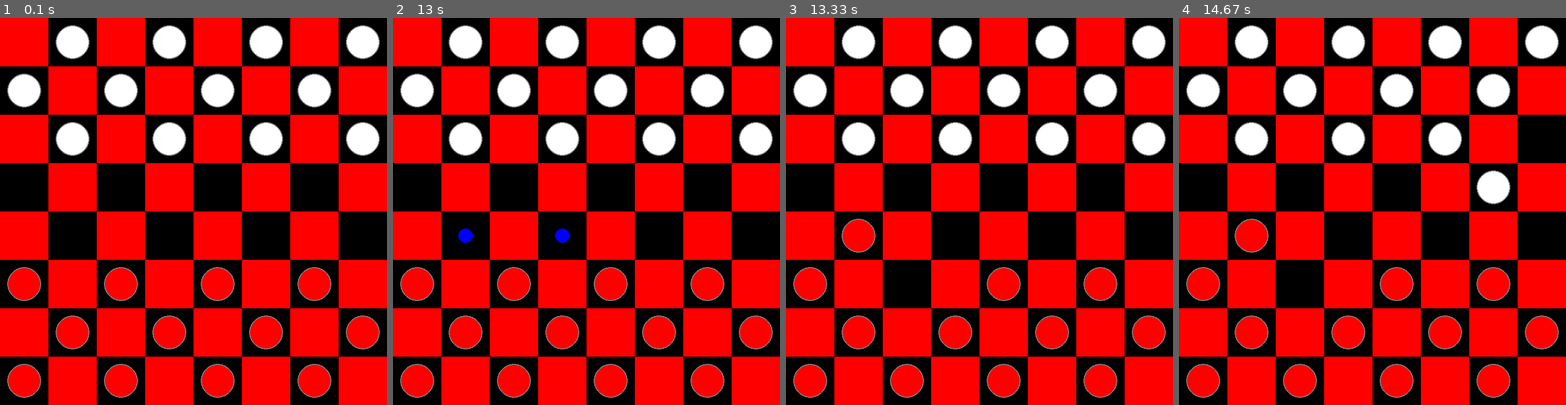
Above: before the commit, frames 1-4 (left to right).
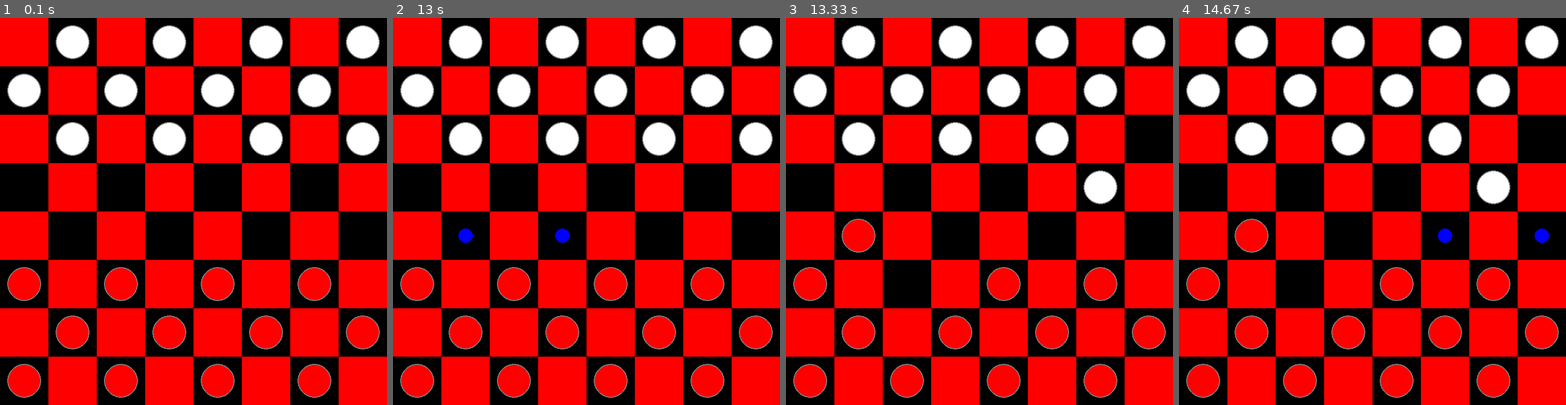
Above: after the commit, the same moments.

Repository: AmirmasoudCS/Pygame-Course
Game: pygame game, started from project_05/main.py
Same seed, same stepped clock (60 frames per second), same inputs: the game is played once before the commit and once after it.
Inputs (mouse positions are in pixels of both pictures, inside the frame that each line leads up to):
- Up to frame 1 (0.1 s): no input
- Up to frame 2 (13 s): click (516, 265) at 0.38 s; click (482, 319) at 1.88 s; click (729, 265) at 3.28 s; click (652, 339) at 4.52 s; move the mouse to (698, 300) at 5.3 s; click (698, 300) at 5.35 s; move the mouse to (617, 277) at 5.63 s; click (617, 277) at 5.68 s; click (439, 358) at 6.85 s; move the mouse to (706, 281) at 7.97 s; click (706, 281) at 8.02 s; click (501, 273) at 12.82 s
- Up to frame 3 (13.33 s): click (871, 219) at 13.15 s
- Up to frame 4 (14.67 s): click (1469, 273) at 14.38 s

Frames 1-2 are identical in both runs. In frame 3, 1.2% of the frame differs, in the area x 76-99%, y 26-49%; in frame 4, 0.2%.

Commit message:
Updating the main loop of the game so we only calculate the ai move when it is actually its move

Diff:
--- a/project_05/main.py
+++ b/project_05/main.py
@@ -35,18 +35,18 @@
 
         clock.tick(FPS)
 
+        if winner is None and game.turn == WHITE:
+            value, new_board = minimax(game.get_board(), 3, WHITE, game)
+            game.ai_move(new_board)
+
         for event in pygame.event.get():
             if event.type == pygame.QUIT:
                 run = False
                 break
-            if event.type == pygame.MOUSEBUTTONDOWN:
+            if event.type == pygame.MOUSEBUTTONDOWN and game.turn == RED:
                 pos = pygame.mouse.get_pos()
                 row, col = get_row_col_from_mouse(pos)
-                if game.turn == RED:
-                    game.select(row, col)
-                else:
-                    value, new_board = minimax(game.get_board(), 3, WHITE, game)
-                    game.ai_move(new_board)
+                game.select(row, col)
 
         if winner is None:
             winner = game.winner()
